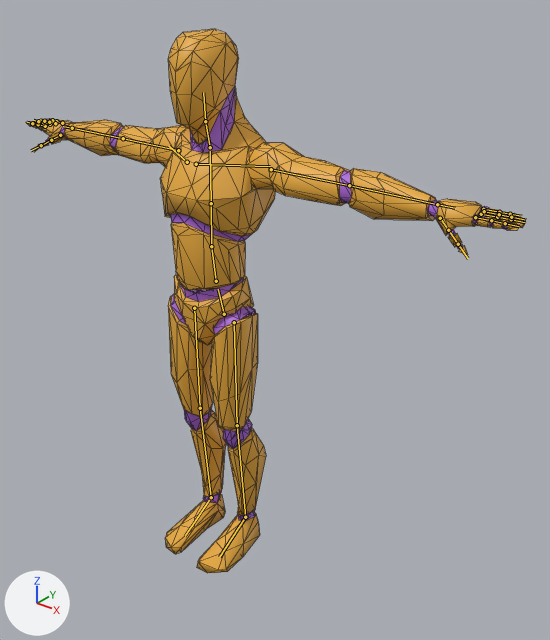
A saved change to the glTF model visore/corpo/corpo.glb.
Before and after are seen from a camera (50 mm lens) standing at (1.59, -1.67, 2.03) and looking at (0.15, 0.14, 0.91). Every picture has the same lights, and +X, +Y and +Z are marked at lower left. The older version comes first. The bones that change, and the others that lie on the model, are drawn over the model as lines. Mesh edges are drawn as thin lines.

The first picture shows 'Mannequin'.
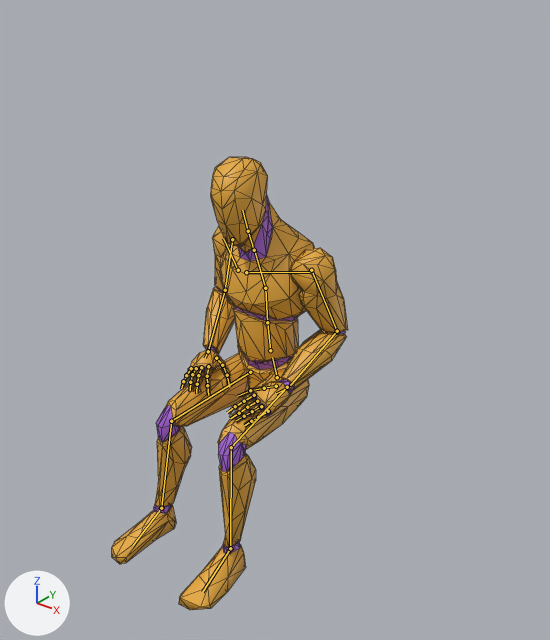
The newer file adds an action. The first version stands in its rest pose; the second is drawn at frame 1 of the action 'Sitting_Exit'.

What the commit changed:
Bone 'DEF-hips' (bone_def_hips) moves from (0.0, 0.0, 0.0) to (0.003, -0.433, -0.181).
Bone 'DEF-hips' (bone_def_hips) turns from (0, 0, 0) to (1, 0, 0) degrees about its own x, y and z.
Bone 'DEF-spine.002' (bone_def_spine_002) turns from (0, 0, 0) to (5, 0, 0) degrees about its own x, y and z.
Bone 'DEF-spine.003' (bone_def_spine_003) turns from (0, 0, 0) to (15, 0, 0) degrees about its own x, y and z.
Bone 'DEF-neck' (bone_def_neck) turns from (0, 0, 0) to (-10, 0, 0) degrees about its own x, y and z.
Bone 'DEF-head' (bone_def_head) turns from (0, 0, 0) to (5, 11, 0) degrees about its own x, y and z.
Bone 'DEF-shoulder.L' (bone_def_shoulder_l) turns from (0, 0, 0) to (-2, -1, -6) degrees about its own x, y and z.
Bone 'DEF-upper_arm.L' (bone_def_upper_arm_l) turns from (0, 0, 0) to (-3, -2, -79) degrees about its own x, y and z.
Bone 'DEF-forearm.L' (bone_def_forearm_l) turns from (0, 0, 0) to (80, 6, 0) degrees about its own x, y and z.
Bone 'DEF-hand.L' (bone_def_hand_l) turns from (0, 0, 0) to (37, 51, 21) degrees about its own x, y and z.
Bone 'DEF-f_index.01.L' (bone_def_f_index_01_l) turns from (0, 0, 0) to (10, 0, 0) degrees about its own x, y and z.
Bone 'DEF-f_index.02.L' (bone_def_f_index_02_l) turns from (0, 0, 0) to (11, 1, 0) degrees about its own x, y and z.
Bone 'DEF-f_middle.02.L' (bone_def_f_middle_02_l) turns from (0, 0, 0) to (12, 0, -1) degrees about its own x, y and z.
Bone 'DEF-f_pinky.02.L' (bone_def_f_pinky_02_l) turns from (0, 0, 0) to (3, 0, 0) degrees about its own x, y and z.
Bone 'DEF-thumb.03.L' (bone_def_thumb_03_l) turns from (0, 0, 0) to (14, -2, -4) degrees about its own x, y and z.
Bone 'DEF-shoulder.R' (bone_def_shoulder_r) turns from (0, 0, 0) to (-3, 1, -6) degrees about its own x, y and z.
Bone 'DEF-upper_arm.R' (bone_def_upper_arm_r) turns from (0, 0, 0) to (8, -5, 67) degrees about its own x, y and z.
Bone 'DEF-forearm.R' (bone_def_forearm_r) turns from (0, 0, 0) to (74, -26, 1) degrees about its own x, y and z.
Bone 'DEF-hand.R' (bone_def_hand_r) turns from (0, 0, 0) to (53, -44, -46) degrees about its own x, y and z.
Bone 'DEF-f_index.01.R' (bone_def_f_index_01_r) turns from (0, 0, 0) to (27, -1, 4) degrees about its own x, y and z.
Bone 'DEF-f_index.02.R' (bone_def_f_index_02_r) turns from (0, 0, 0) to (20, 3, 3) degrees about its own x, y and z.
Bone 'DEF-f_index.03.R' (bone_def_f_index_03_r) turns from (0, 0, 0) to (15, -1, 2) degrees about its own x, y and z.
Bone 'DEF-f_middle.01.R' (bone_def_f_middle_01_r) turns from (0, 0, 0) to (12, 0, 4) degrees about its own x, y and z.
Bone 'DEF-f_middle.02.R' (bone_def_f_middle_02_r) turns from (0, 0, 0) to (16, 2, 2) degrees about its own x, y and z.
Bone 'DEF-f_middle.03.R' (bone_def_f_middle_03_r) turns from (0, 0, 0) to (15, -2, 2) degrees about its own x, y and z.
Bone 'DEF-f_pinky.01.R' (bone_def_f_pinky_01_r) turns from (0, 0, 0) to (6, -1, 10) degrees about its own x, y and z.
Bone 'DEF-f_pinky.02.R' (bone_def_f_pinky_02_r) turns from (0, 0, 0) to (12, 5, 3) degrees about its own x, y and z.
Bone 'DEF-f_ring.01.R' (bone_def_f_ring_01_r) turns from (0, 0, 0) to (1, 0, 5) degrees about its own x, y and z.
Bone 'DEF-f_ring.02.R' (bone_def_f_ring_02_r) turns from (0, 0, 0) to (28, 0, 4) degrees about its own x, y and z.
Bone 'DEF-f_ring.03.R' (bone_def_f_ring_03_r) turns from (0, 0, 0) to (14, 1, 1) degrees about its own x, y and z.
Bone 'DEF-thumb.01.R' (bone_def_thumb_01_r) turns from (0, 0, 0) to (-11, 0, 1) degrees about its own x, y and z.
Bone 'DEF-thumb.02.R' (bone_def_thumb_02_r) turns from (0, 0, 0) to (14, 9, -2) degrees about its own x, y and z.
Bone 'DEF-thumb.03.R' (bone_def_thumb_03_r) turns from (0, 0, 0) to (15, -4, -6) degrees about its own x, y and z.
Bone 'DEF-thigh.L' (bone_def_thigh_l) turns from (0, 0, 0) to (-86, -10, -10) degrees about its own x, y and z.
Bone 'DEF-shin.L' (bone_def_shin_l) turns from (0, 0, 0) to (80, -11, 1) degrees about its own x, y and z.
Bone 'DEF-foot.L' (bone_def_foot_l) turns from (0, 0, 0) to (7, 5, 9) degrees about its own x, y and z.
Bone 'DEF-thigh.R' (bone_def_thigh_r) turns from (0, 0, 0) to (-87, 4, 4) degrees about its own x, y and z.
Bone 'DEF-shin.R' (bone_def_shin_r) turns from (0, 0, 0) to (79, -6, 0) degrees about its own x, y and z.
Bone 'DEF-foot.R' (bone_def_foot_r) turns from (0, 0, 0) to (6, 9, -5) degrees about its own x, y and z.

Pixel boxes [x1, y1, x2, y2] of what changed, in the pictures (550 x 640 px):
'Mannequin', posed (53% narrower, 17% shorter)
    before: [26, 29, 526, 573]
    after: [112, 157, 348, 610]
bone 'DEF-hips', root to tip
    before: (224, 314) to (218, 289)
    after: (277, 377) to (272, 357)
bone 'DEF-spine.002', root to tip
    before: (211, 246) to (211, 203)
    after: (267, 322) to (265, 288)
bone 'DEF-spine.003', root to tip
    before: (211, 203) to (210, 151)
    after: (265, 288) to (255, 252)
bone 'DEF-neck', root to tip
    before: (210, 147) to (205, 121)
    after: (254, 250) to (248, 231)
bone 'DEF-head', root to tip
    before: (205, 121) to (203, 92)
    after: (248, 231) to (242, 210)
bone 'DEF-shoulder.L', root to tip
    before: (196, 164) to (270, 166)
    after: (246, 272) to (310, 272)
bone 'DEF-upper_arm.L', root to tip
    before: (271, 169) to (349, 185)
    after: (311, 270) to (337, 331)
bone 'DEF-forearm.L', root to tip
    before: (349, 185) to (437, 204)
    after: (337, 331) to (288, 387)
bone 'DEF-hand.L', root to tip
    before: (437, 204) to (455, 208)
    after: (288, 387) to (276, 393)
bone 'DEF-f_index.01.L', root to tip
    before: (475, 217) to (491, 220)
    after: (254, 395) to (244, 401)
bone 'DEF-f_index.02.L', root to tip
    before: (491, 220) to (505, 223)
    after: (244, 401) to (235, 406)
bone 'DEF-f_middle.02.L', root to tip
    before: (497, 217) to (511, 219)
    after: (247, 407) to (239, 413)
bone 'DEF-f_pinky.02.L', root to tip
    before: (499, 212) to (510, 214)
    after: (258, 417) to (251, 421)
bone 'DEF-thumb.03.L', root to tip
    before: (458, 244) to (468, 258)
    after: (250, 390) to (237, 396)
bone 'DEF-shoulder.R', root to tip
    before: (187, 162) to (169, 146)
    after: (238, 270) to (223, 238)
bone 'DEF-upper_arm.R', root to tip
    before: (178, 150) to (123, 138)
    after: (232, 239) to (225, 290)
bone 'DEF-forearm.R', root to tip
    before: (123, 138) to (72, 128)
    after: (225, 290) to (208, 351)
bone 'DEF-hand.R', root to tip
    before: (72, 128) to (63, 126)
    after: (208, 351) to (205, 358)
bone 'DEF-f_index.01.R', root to tip
    before: (45, 126) to (38, 124)
    after: (208, 366) to (207, 376)
bone 'DEF-f_index.02.R', root to tip
    before: (38, 124) to (32, 123)
    after: (207, 376) to (207, 385)
bone 'DEF-f_index.03.R', root to tip
    before: (32, 123) to (27, 122)
    after: (207, 385) to (208, 395)
bone 'DEF-f_middle.01.R', root to tip
    before: (50, 124) to (43, 122)
    after: (201, 367) to (198, 375)
bone 'DEF-f_middle.02.R', root to tip
    before: (43, 122) to (38, 121)
    after: (198, 375) to (197, 384)
bone 'DEF-f_middle.03.R', root to tip
    before: (38, 121) to (33, 120)
    after: (197, 384) to (196, 393)
bone 'DEF-f_pinky.01.R', root to tip
    before: (62, 123) to (56, 121)
    after: (191, 368) to (186, 375)
bone 'DEF-f_pinky.02.R', root to tip
    before: (56, 121) to (52, 120)
    after: (186, 375) to (183, 381)
bone 'DEF-f_ring.01.R', root to tip
    before: (55, 123) to (49, 122)
    after: (196, 368) to (192, 374)
bone 'DEF-f_ring.02.R', root to tip
    before: (49, 122) to (44, 121)
    after: (192, 374) to (190, 382)
bone 'DEF-f_ring.03.R', root to tip
    before: (44, 121) to (40, 119)
    after: (190, 382) to (190, 390)
bone 'DEF-thumb.01.R', root to tip
    before: (60, 135) to (51, 140)
    after: (216, 358) to (222, 365)
bone 'DEF-thumb.02.R', root to tip
    before: (51, 140) to (41, 145)
    after: (222, 365) to (227, 375)
bone 'DEF-thumb.03.R', root to tip
    before: (41, 145) to (31, 150)
    after: (227, 375) to (229, 387)
bone 'DEF-thigh.L', root to tip
    before: (234, 322) to (237, 425)
    after: (287, 387) to (231, 447)
bone 'DEF-shin.L', root to tip
    before: (237, 425) to (245, 517)
    after: (231, 447) to (230, 548)
bone 'DEF-foot.L', root to tip
    before: (245, 517) to (219, 557)
    after: (230, 548) to (202, 592)
bone 'DEF-thigh.R', root to tip
    before: (194, 308) to (200, 408)
    after: (250, 372) to (171, 421)
bone 'DEF-shin.R', root to tip
    before: (200, 408) to (211, 497)
    after: (171, 421) to (161, 508)
bone 'DEF-foot.R', root to tip
    before: (211, 497) to (185, 536)
    after: (161, 508) to (132, 546)
